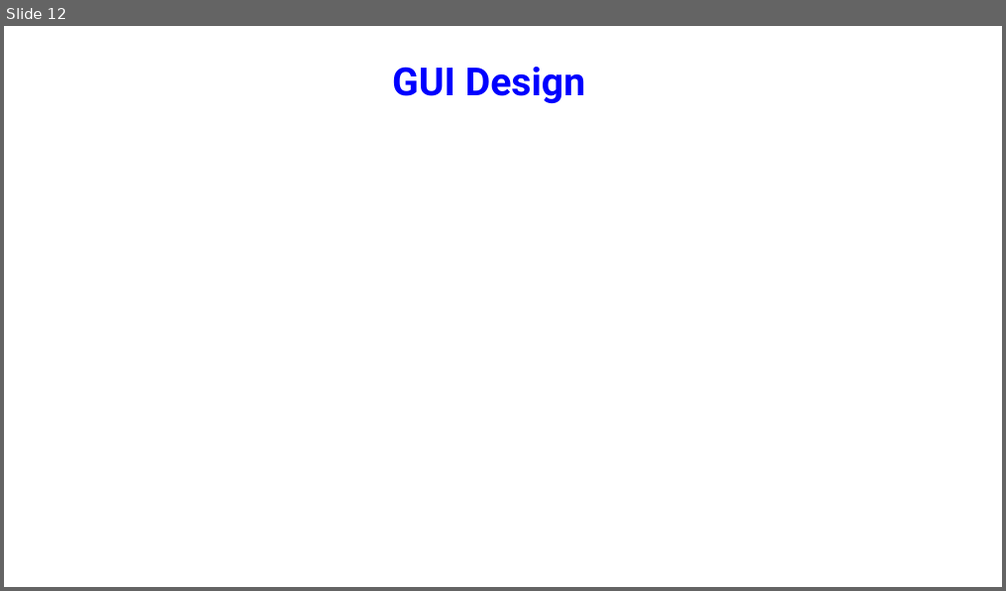
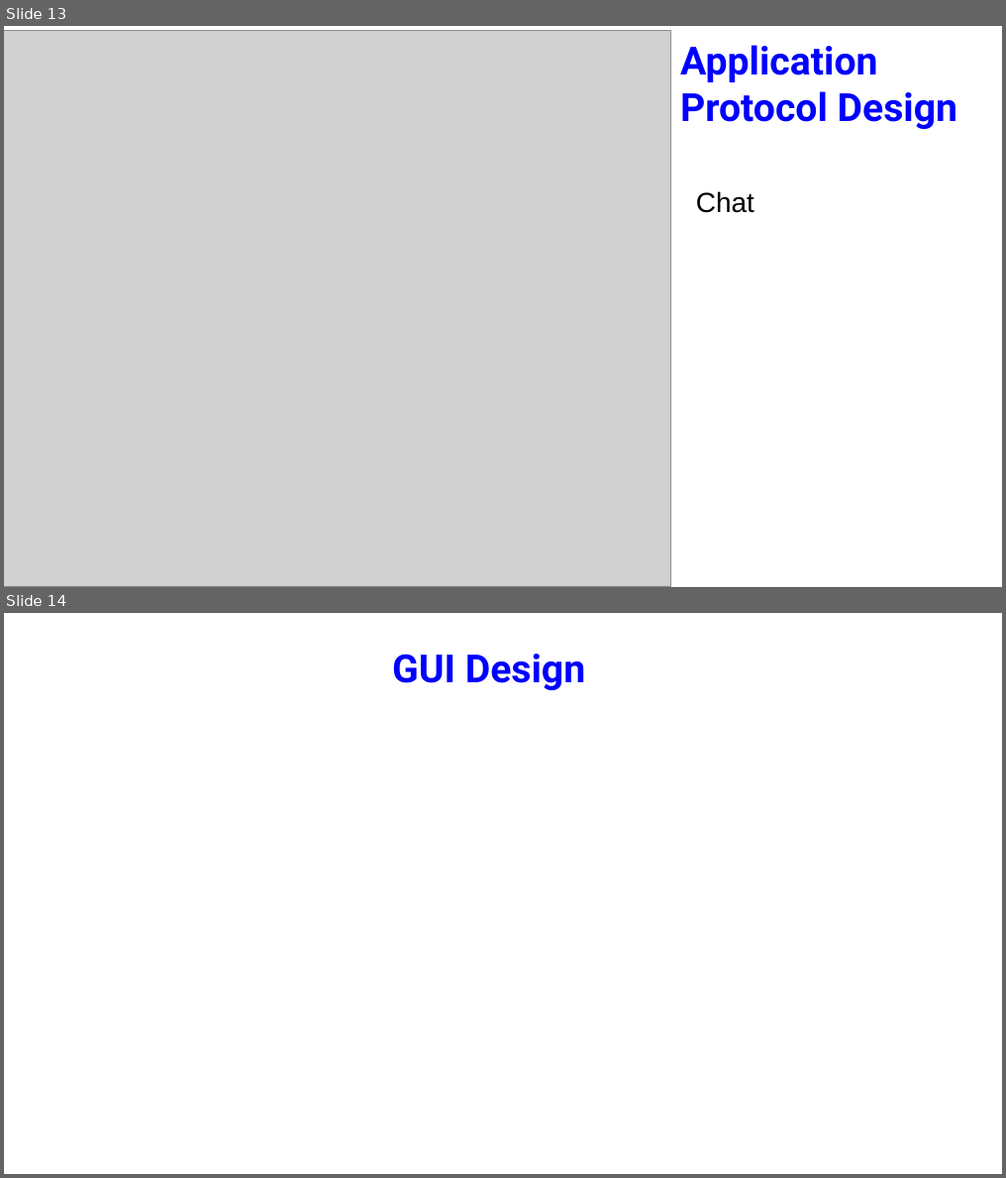
Before and after one commit to ntmchau2202/Network-Programming-20202, a slide deck: Presentation/week2-architecture/NP-group3-Caro-week2.pptx. Shown one above the other, each under a label of ours: slide 12 before the commit, slides 13 and 14 after it. The pictures are 1006x591 and 1006x1178 pixels, drawn with LibreOffice and Linux fonts; fonts in the diff are those of the drawing; grey boxes stand for pictures; background and template pictures are left out. Boxes give left, top, right and bottom in pixels: in the first picture for what was removed or moved away, otherwise in the second. Text is boxed around its words. In the diff, an @@ line names an element or a change of style, - is before the commit and + after.

```diff
--- a/Presentation/week2-architecture/NP-group3-Caro-week2.pptx
+++ b/Presentation/week2-architecture/NP-group3-Caro-week2.pptx
@@ slide 13 added at (4, 26, 1002, 587), background picture (left out) @@
@@ picture added at (4, 30, 670, 586) @@
@@ title added at (680, 45, 957, 129), 28 pt, text #0000FE, bold @@
+Application Protocol Design
@@ text added at (696, 191, 754, 213), 20 pt, text #000000 @@
+Chat
@@ what was slide 12 is now slide 14 @@
```
Also in this commit, not shown: 3 slides changed, 1 other slide added, 2 other files.
